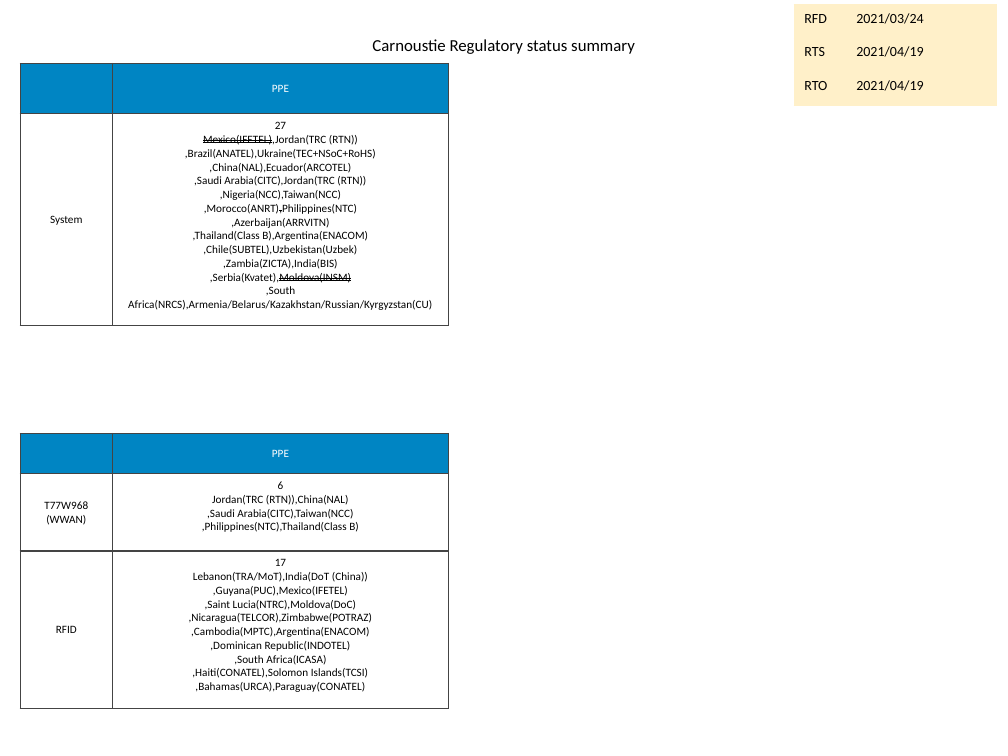
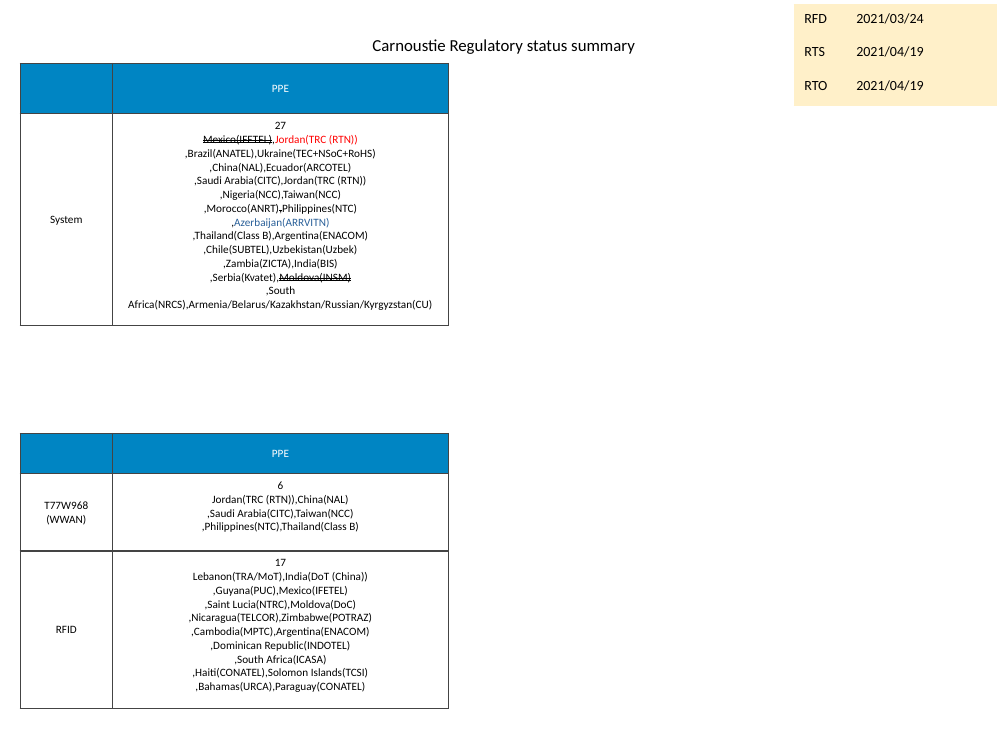
Before and after one commit to a22057916w/python_advance, a slide deck: slide 1 of pptx/result/dbl_table.pptx. Drawn at 1008x756 pixels with LibreOffice and Linux fonts; fonts in the diff are those of the drawing. Boxes give left, top, right and bottom in pixels: in the first picture for what was removed or moved away, otherwise in the second. Text is boxed around its words. In the diff, an @@ line names an element or a change of style, - is before the commit and + after.

```diff
--- a/pptx/result/dbl_table.pptx
+++ b/pptx/result/dbl_table.pptx
@@ table at [20,64,449,314] @@
@@ text colour #000000 to #FF0000 in "Mexico(IFETEL),Jordan(TRC (RTN))" @@
@@ text colour #000000 to #2A6099 in ",Azerbaijan(ARRVITN)" @@
```
Also in this commit, not shown: 4 other files.
